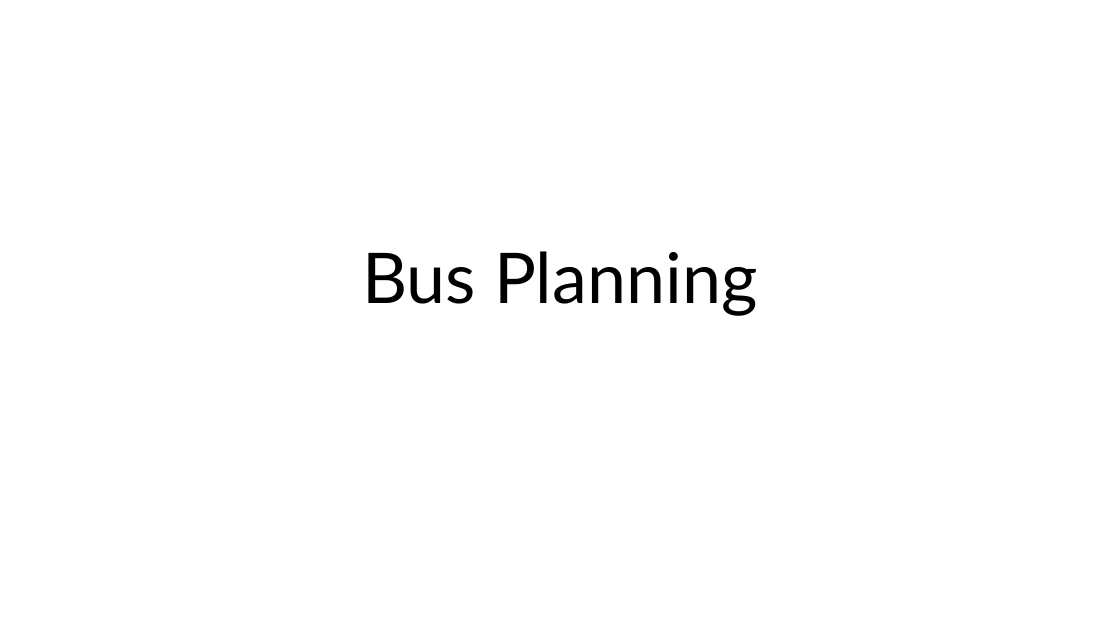
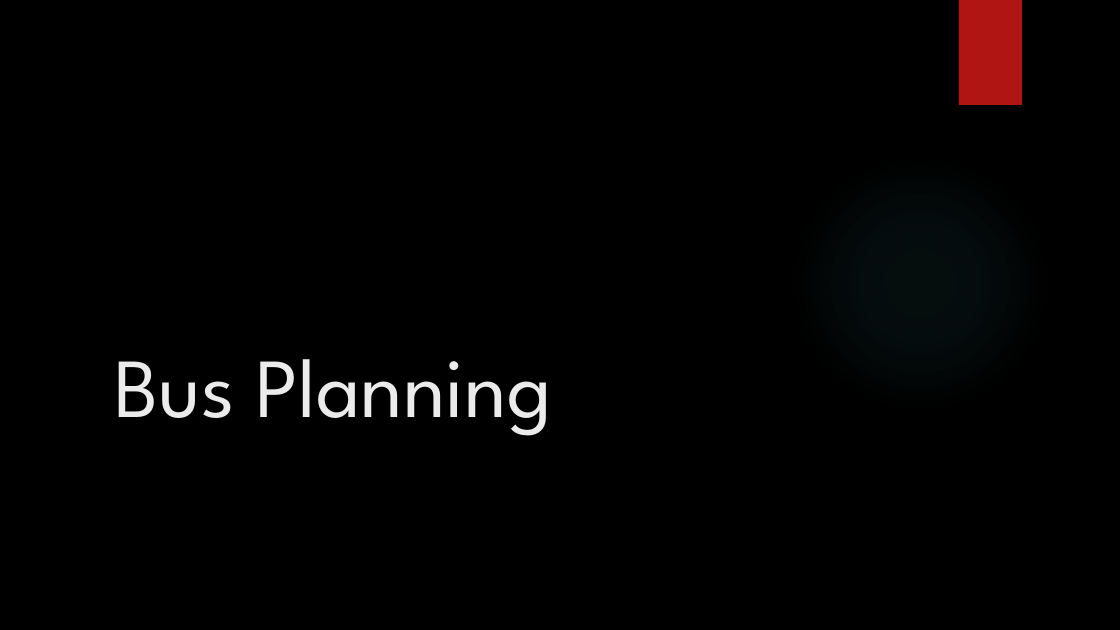
Before and after one commit to ginassadauskas/Project5Group1, a slide deck: slide 1 of Legal/StatementOfRequirementsV2.pptx. Drawn at 1120x630 pixels with LibreOffice and Linux fonts; fonts in the diff are those of the drawing; background and template pictures are left out. Boxes give left, top, right and bottom in pixels: in the first picture for what was removed or moved away, otherwise in the second. Text is boxed around its words. In the diff, an @@ line names an element or a change of style, - is before the commit and + after.

```diff
--- a/Legal/StatementOfRequirementsV2.pptx
+++ b/Legal/StatementOfRequirementsV2.pptx
@@ background #FFFFFF to picture (left out) @@
@@ rectangle added at bbox=[959, 0, 1022, 105], fill #B01513 @@
@@ title "Bus Planning": place and size @@
-title "Bus Planning" at bbox=[362, 251, 758, 316]
+title "Bus Planning" at bbox=[114, 359, 552, 436]
@@ title "Bus Planning" at bbox=[114, 359, 552, 436]: size 60 to 72 pt, font Lato to League Spartan, text colour #000000 to #EBEBEB; alignment centre to left; line spacing 0.9 to 1 @@
@@ ellipse added at bbox=[791, 154, 1049, 413], fill gradient #50B9C1 @@
```
Also in this commit, not shown: 5 other slides changed, 4 other files.
